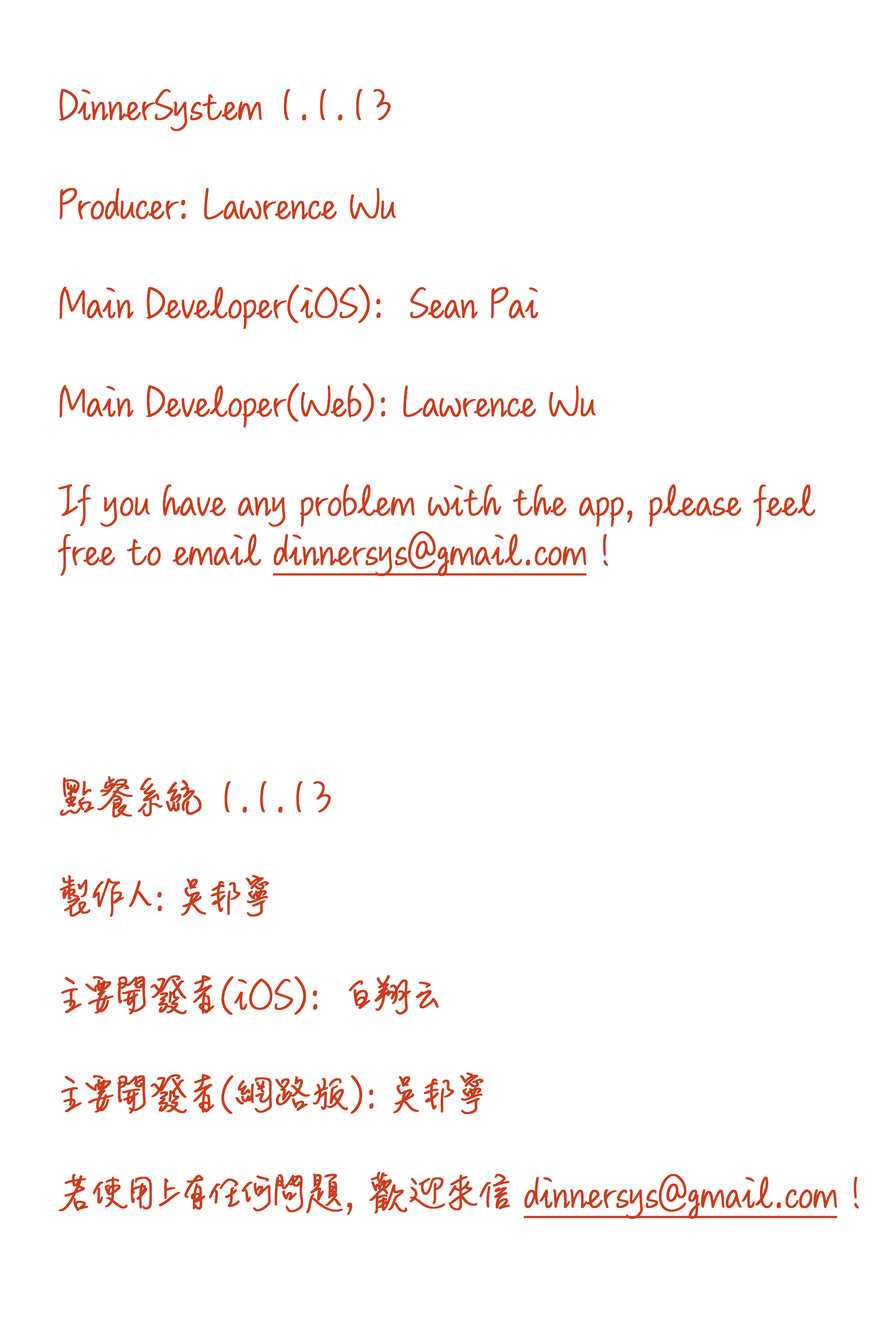
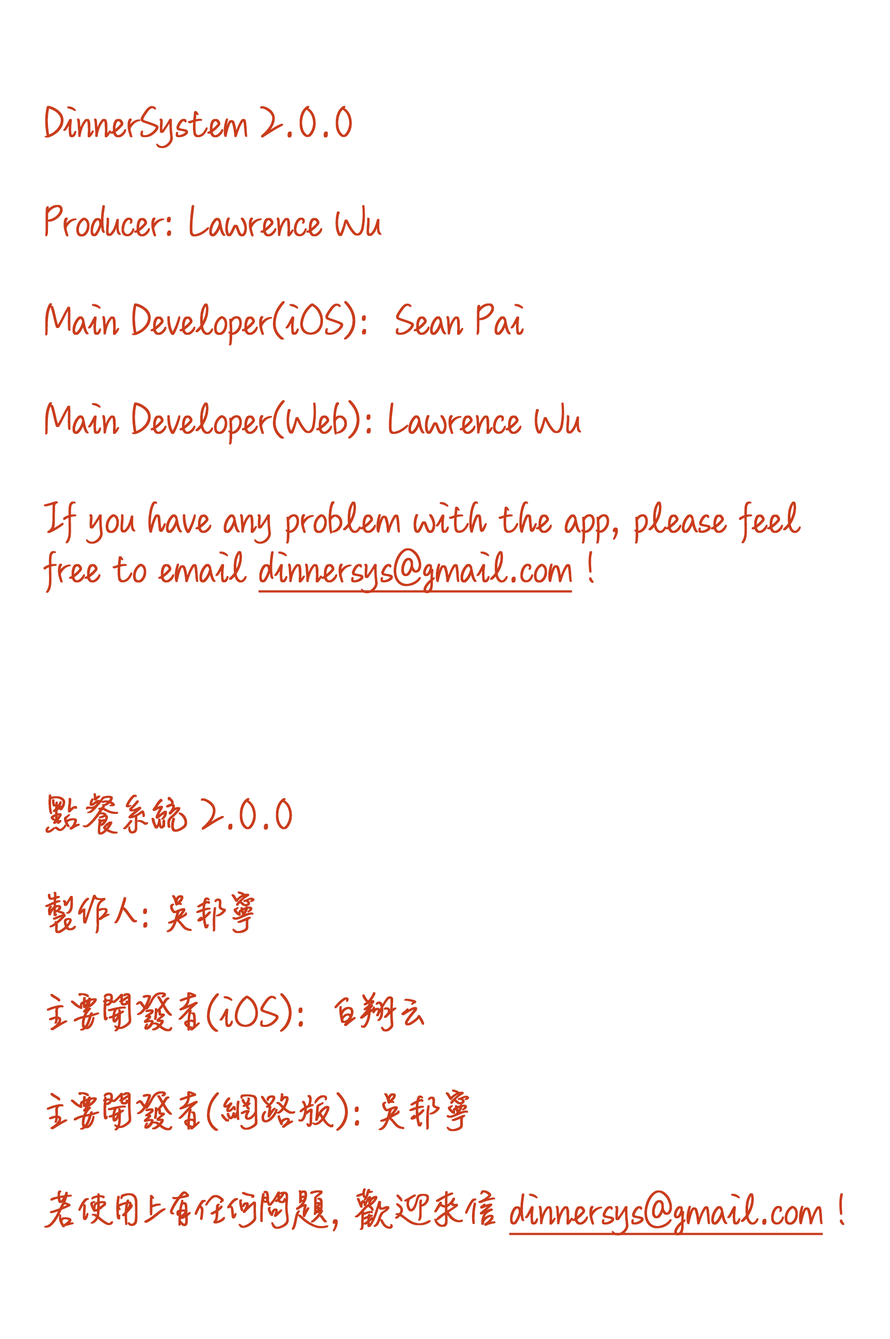
Before/after of a 890×1339 layered artwork. What changed in the layer stack:
renamed "DinnerSystem 1.1.13 Producer: Lawrence Wu Main Developer(iOS)" to "DinnerSystem 2.0.0 Producer: Lawrence Wu Main Developer(iOS):", painted on it over 43, 88, 859, 1236
